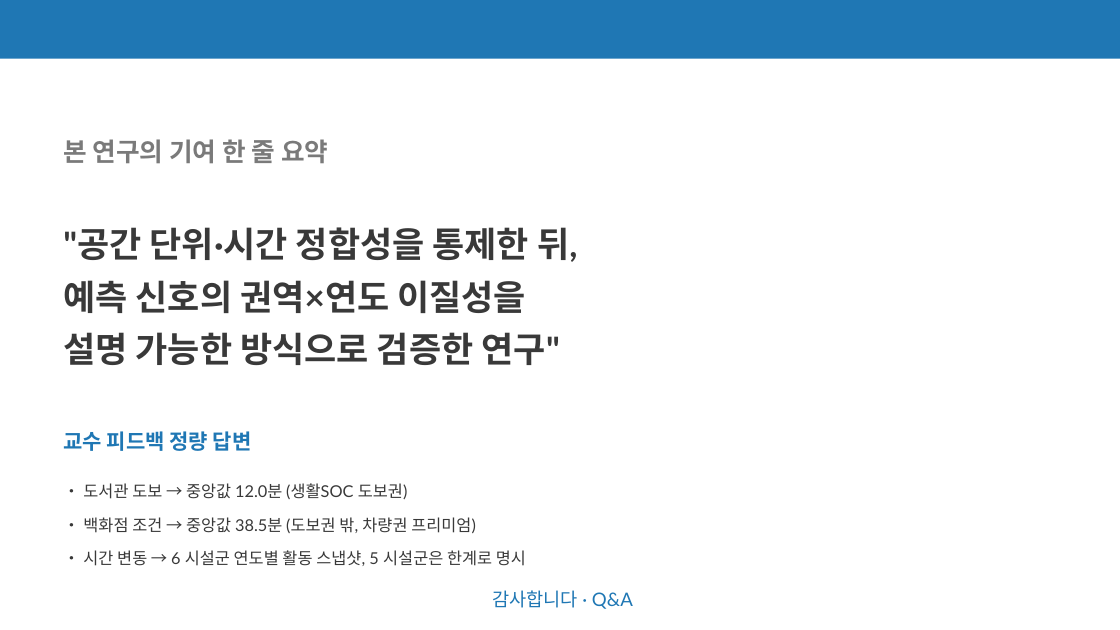
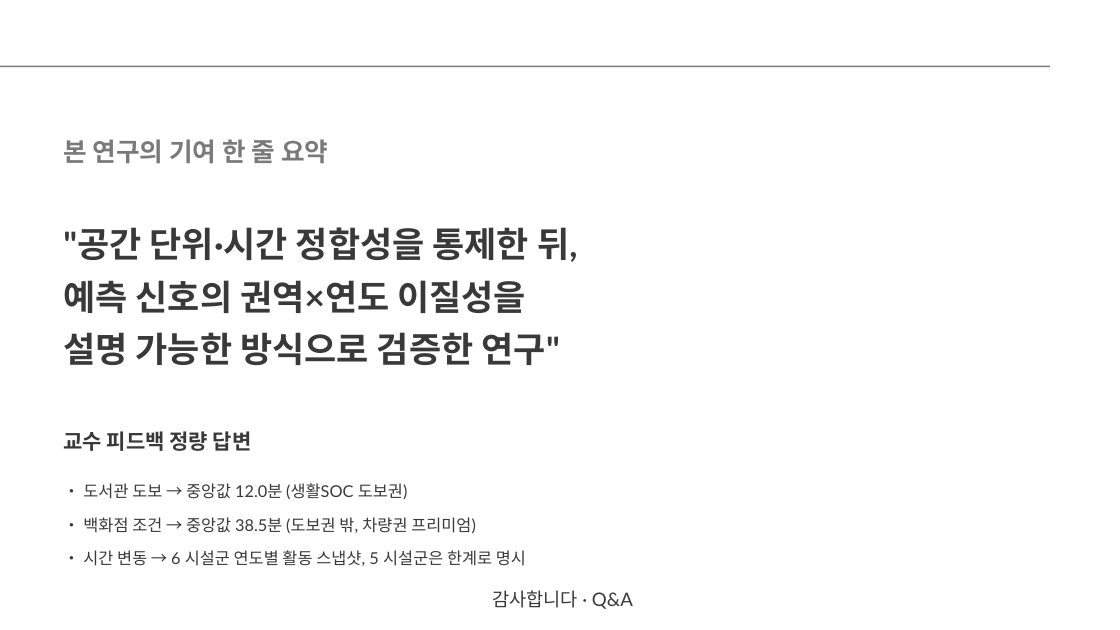
Before and after one commit to seokmogu/thesis-seoul-apt-xai, a slide deck: slide 8 of paper/중간발표_박현근.pptx. Drawn at 1120x630 pixels with LibreOffice and Linux fonts; fonts in the diff are those of the drawing. Boxes give left, top, right and bottom in pixels: in the first picture for what was removed or moved away, otherwise in the second. Text is boxed around its words. In the diff, an @@ line names an element or a change of style, - is before the commit and + after.

```diff
--- a/paper/중간발표_박현근.pptx
+++ b/paper/중간발표_박현근.pptx
@@ rectangle: place and size @@
-rectangle at box(0, 0, 1120, 59)
+rectangle at box(0, 66, 1050, 67)
@@ rectangle at box(0, 66, 1050, 67): fill #1F77B4 to #7A7A7A @@
@@ text "교수 피드백 정량 답변" at box(63, 431, 252, 451): text colour #1F77B4 to #393939 @@
@@ text "감사합니다 · Q&A" at box(492, 590, 633, 609): text colour #1F77B4 to #393939 @@
```
Also in this commit, not shown: 7 other slides changed, 14 other files.
